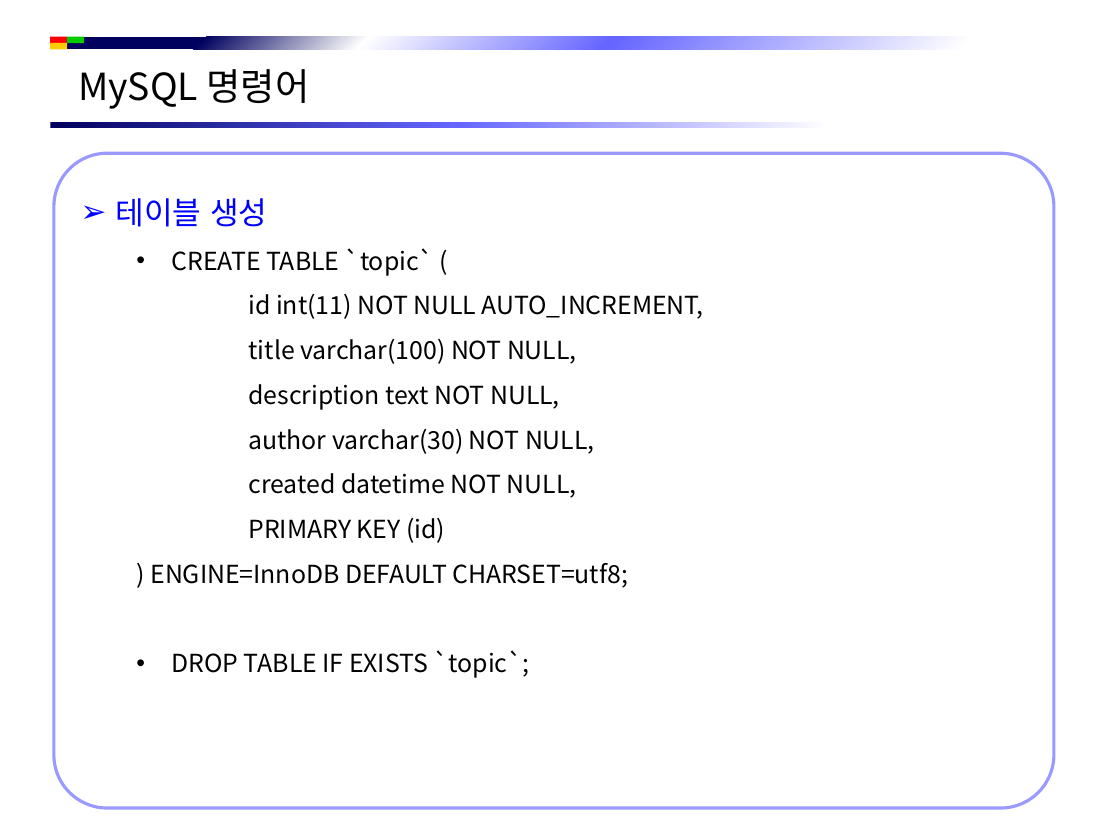
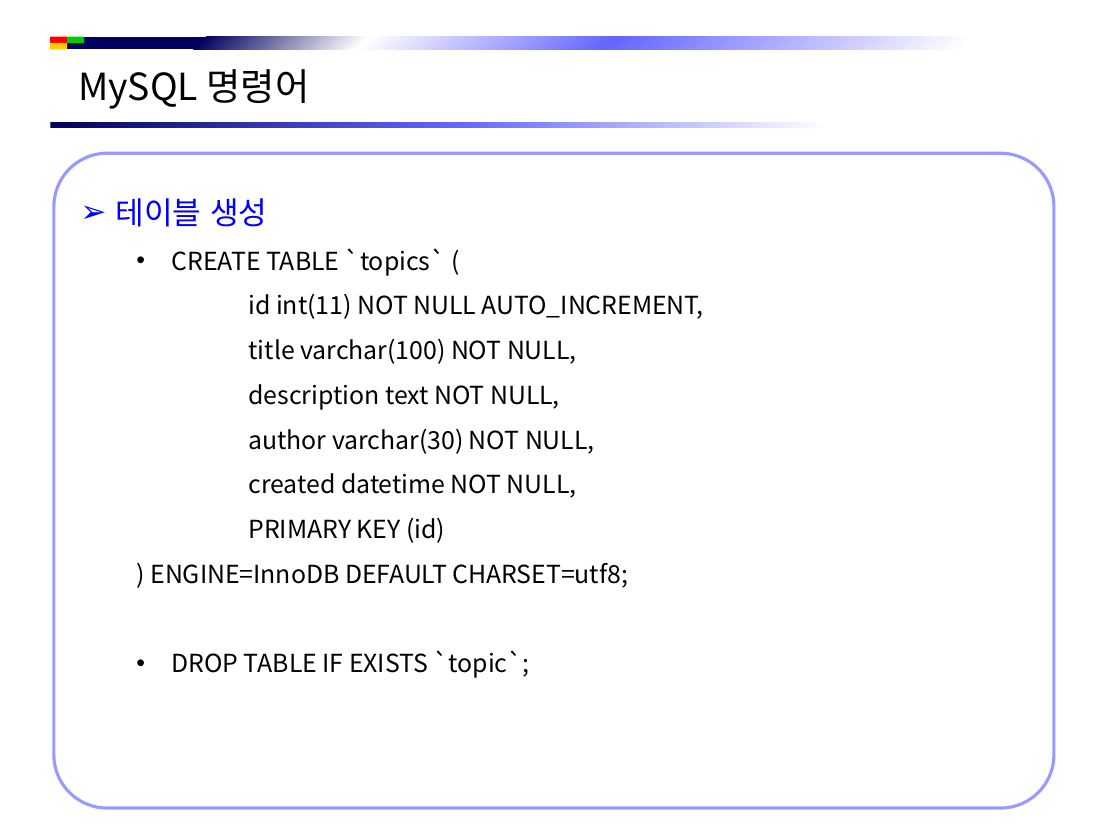
Before and after one commit to jsh-1235/Document, a slide deck: slide 8 of Database/MySQL 시작하기.pptx. Drawn at 1120x840 pixels with LibreOffice and Linux fonts; fonts in the diff are those of the drawing; background and template pictures are left out. Boxes give left, top, right and bottom in pixels: in the first picture for what was removed or moved away, otherwise in the second. Text is boxed around its words. In the diff, an @@ line names an element or a change of style, - is before the commit and + after.

```diff
--- a/Database/MySQL 시작하기.pptx
+++ b/Database/MySQL 시작하기.pptx
@@ text in rounded rectangle at [171, 248, 446, 276]: text changed @@
-  • CREATE TABLE `topic` (
+  • CREATE TABLE `topics` (
```
Also in this commit, not shown: 3 slides added, 13 other files.
